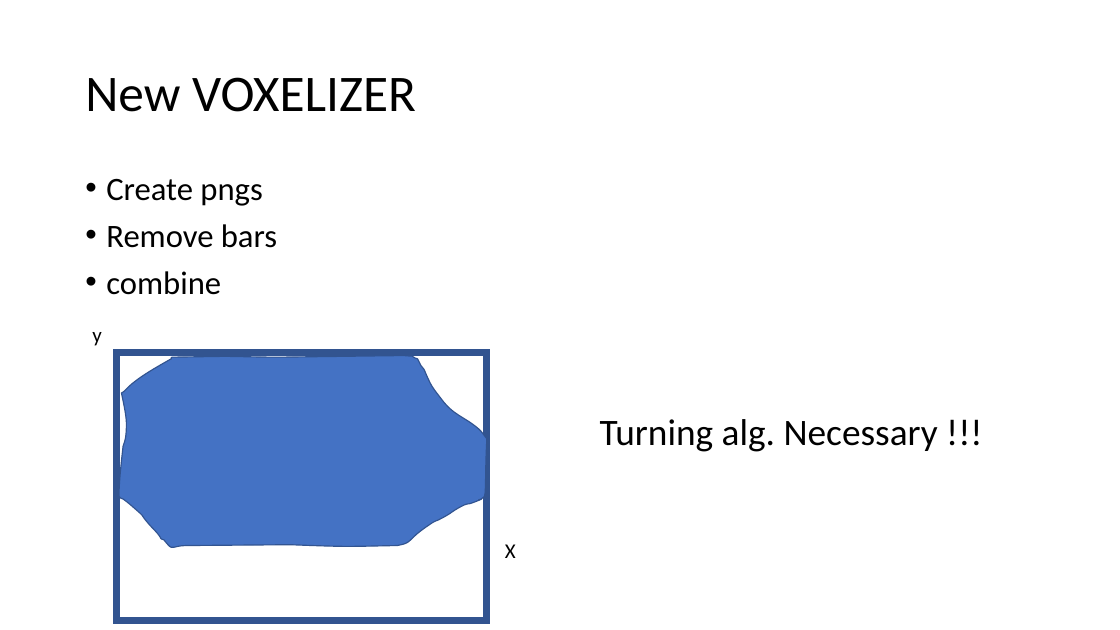
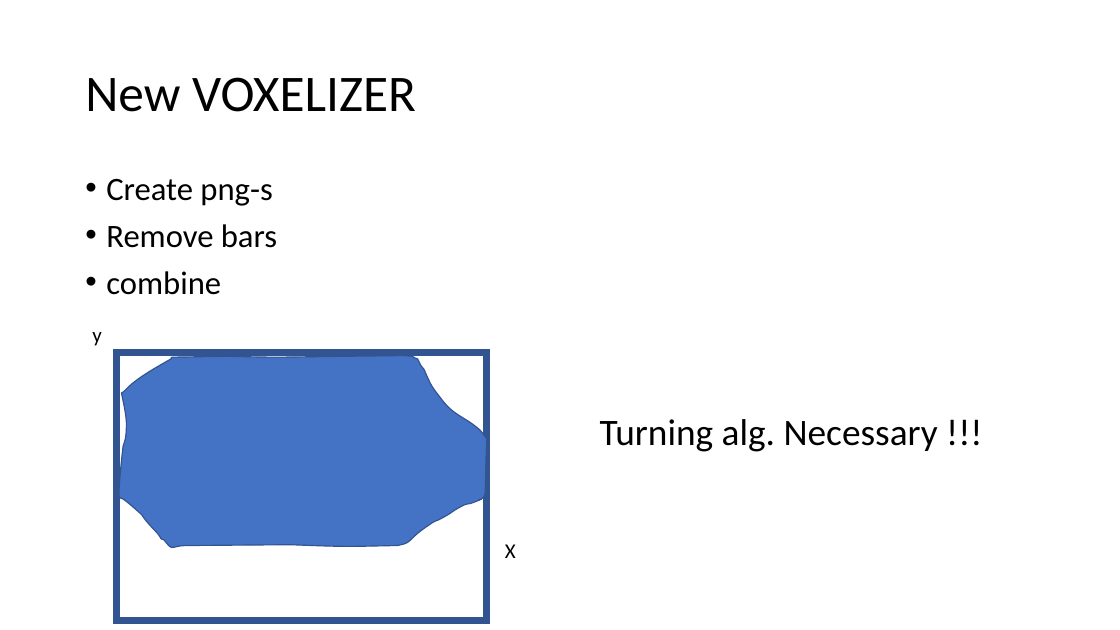
Before and after one commit to JanNalivaika/SSD_EXT, a slide deck: slide 12 of misc/Segmentation.pptx. Drawn at 1120x630 pixels with LibreOffice and Linux fonts; fonts in the diff are those of the drawing. Boxes give left, top, right and bottom in pixels: in the first picture for what was removed or moved away, otherwise in the second. Text is boxed around its words. In the diff, an @@ line names an element or a change of style, - is before the commit and + after.

```diff
--- a/misc/Segmentation.pptx
+++ b/misc/Segmentation.pptx
@@ text at (106, 178, 272, 206): text changed @@
-• Create pngs
+• Create png-s
```
Also in this commit, not shown: 2 other slides changed, 5 slides added, 3 other files.
